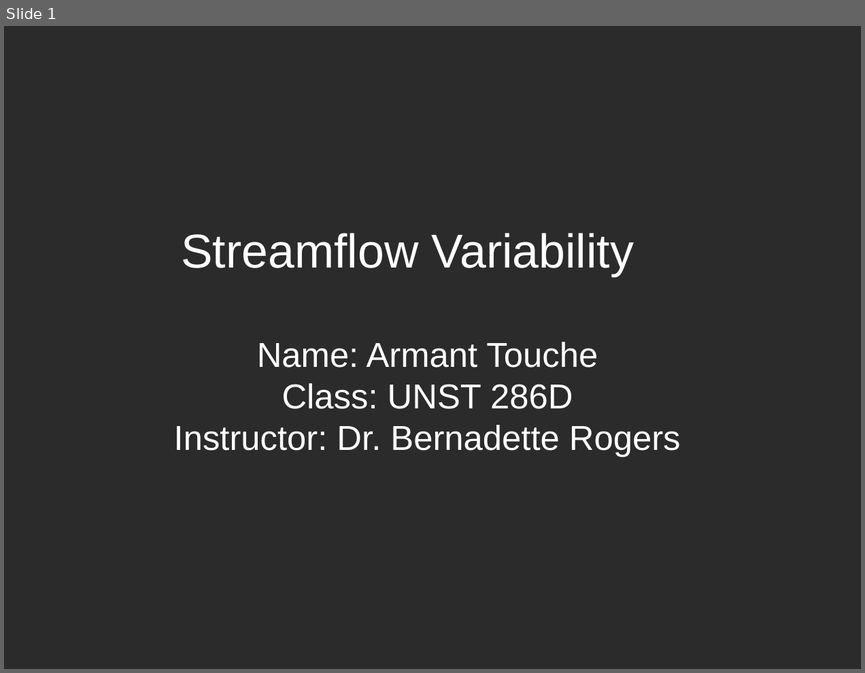
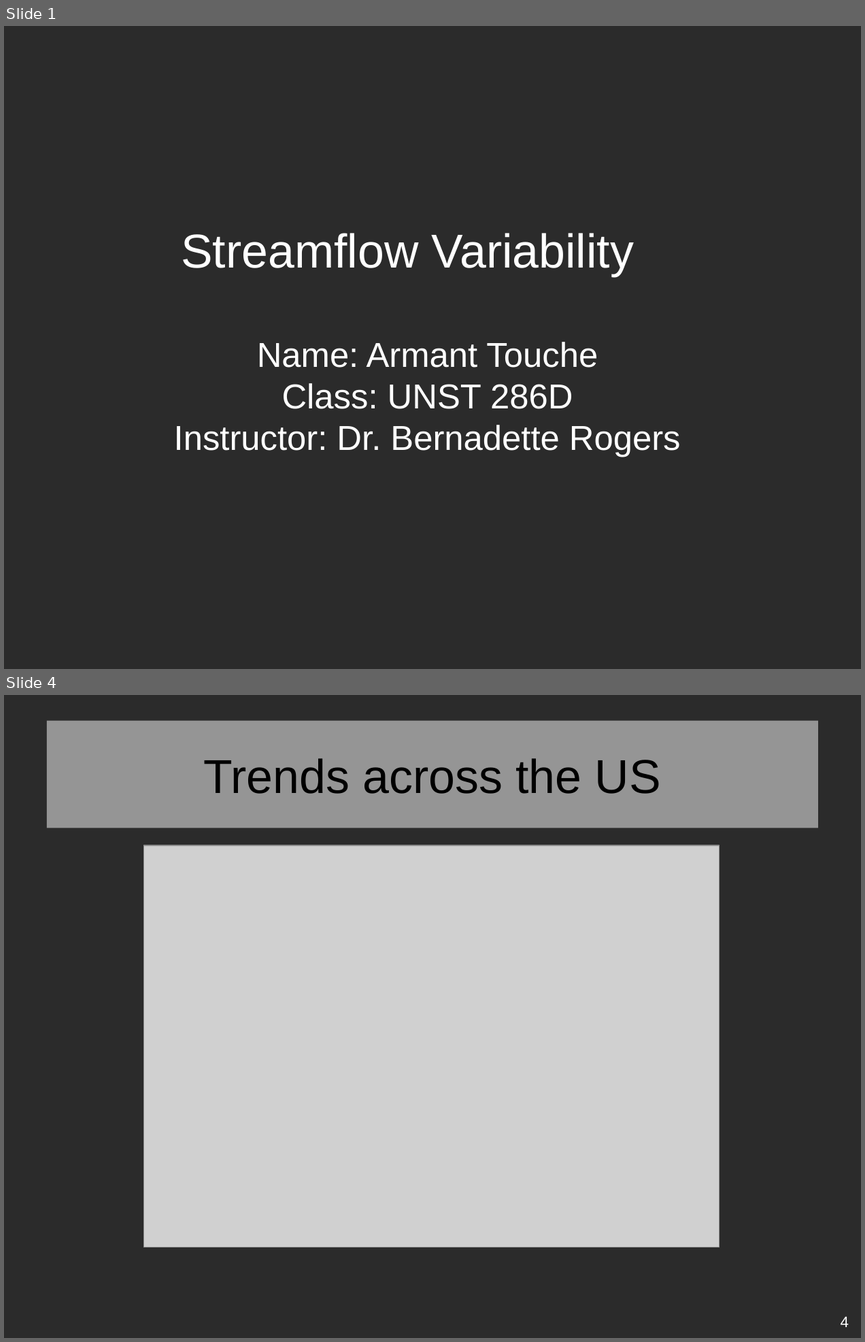
Before and after one commit to ActIII03/CS162, a slide deck: unist_286D/doc/research_paper/Presentation.odp. Shown one above the other, each under a label of ours: slide 1 before the commit, slides 1 and 4 after it; the slides between them are not shown. The pictures are 865x673 and 865x1342 pixels, drawn with LibreOffice and Linux fonts; fonts in the diff are those of the drawing; grey boxes stand for pictures; background and template pictures are left out; a plain dark background stands for a picture behind light text. Boxes give left, top, right and bottom in pixels: in the first picture for what was removed or moved away, otherwise in the second. Text is boxed around its words. In the diff, an @@ line names an element or a change of style, - is before the commit and + after.

```diff
--- a/unist_286D/doc/research_paper/Presentation.odp
+++ b/unist_286D/doc/research_paper/Presentation.odp
@@ slide 4 added at [4,695,861,1338], background picture (left out) @@
@@ title added at [47,721,818,828], fill #FFFFFF at 50% opacity, 44 pt, text #000000 @@
+Trends across the US
@@ picture added at [144,845,719,1247] @@
@@ page number added at [840,1316,849,1327], 14 pt, text #FFFFFF @@
+4
```
Also in this commit, not shown: 3 slides changed, 2 other slides added, 27 other files.
